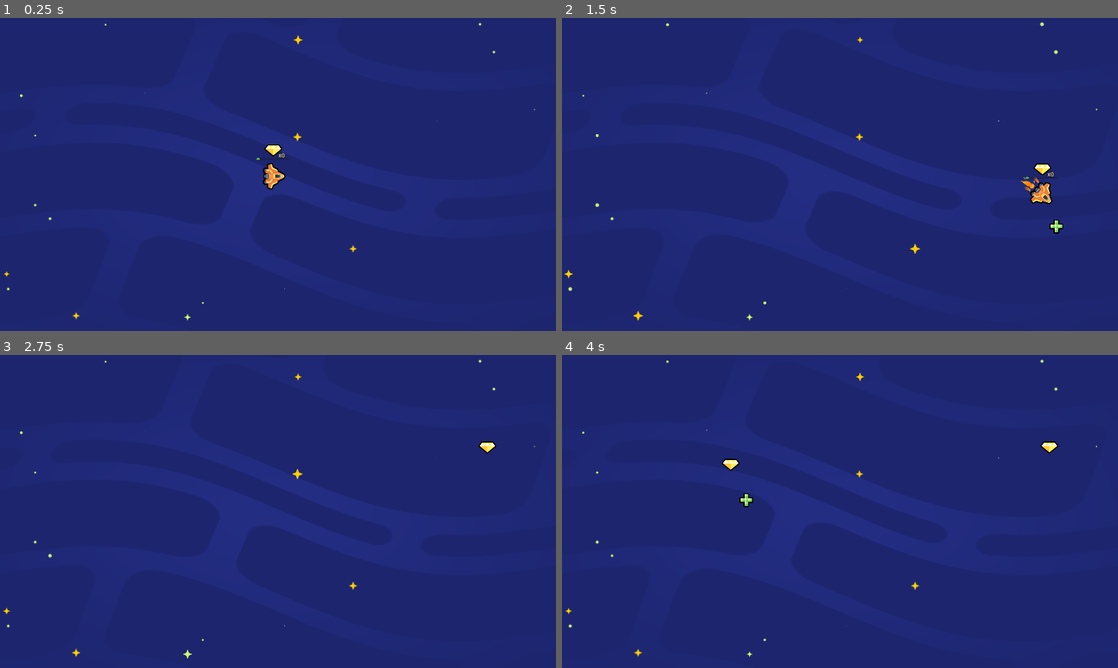
Above: before the commit, frames 1-4 (two rows, left to right).
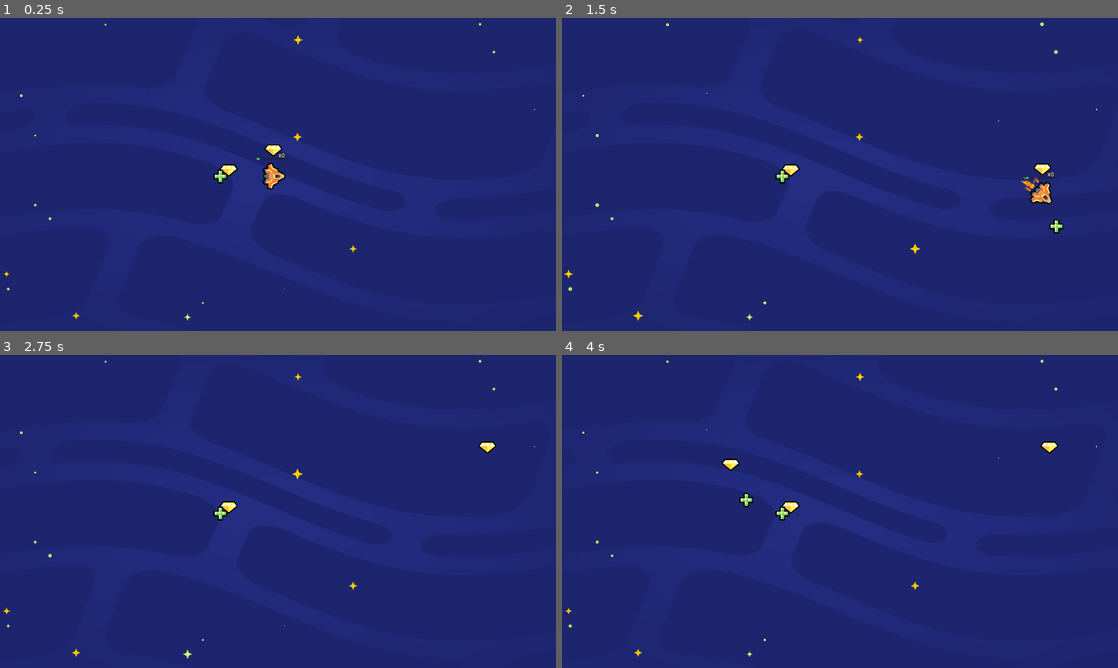
Above: after the commit, the same moments.

Repository: paninikeiko/2d-GameDev-Course
Game: Godot game, scene res://lessons/space_level.tscn
Two runs of this game, one before a commit and one after it. Both use one fixed random seed, a clock stepped at 60 frames per second and the inputs below.
Inputs:
- Up to frame 1 (0.25 s): no input
- Up to frame 2 (1.5 s): hold D (move_right) 0.53-1.28 s; hold S (move_down) from 1.28 s (still down)
- Up to frame 3 (2.75 s): release S (move_down) at 2.03 s; hold D (move_right) from 2.03 s (still down)
- Up to frame 4 (4 s): release D (move_right) at 2.78 s; hold W (move_up) 2.78-3.53 s; tap Enter at 3.5 s; hold A (move_left) from 3.53 s (still down)

The runs differ from the first frame. In frame 1, 0.2% of the frame differs, in the area x 38-43%, y 46-53%; in frame 2, 0.2%; in frame 3, 0.2%; in frame 4, 0.2%.

Commit message:
M5 L8 Completed

Diff:
--- a/05.loot_it_all_workbook/lessons/ship.tscn
+++ b/05.loot_it_all_workbook/lessons/ship.tscn
@@ -22,6 +22,7 @@
 outline_color = Color(0, 0, 0, 1)
 
 [node name="Ship" type="Area2D"]
+collision_mask = 2
 script = ExtResource("4_p1sls")
 
 [node name="Sprite2D" type="Sprite2D" parent="."]
--- a/05.loot_it_all_workbook/lessons/space_level.tscn
+++ b/05.loot_it_all_workbook/lessons/space_level.tscn
@@ -1,8 +1,10 @@
-[gd_scene load_steps=4 format=3 uid="uid://btkjymc78ap8d"]
+[gd_scene load_steps=6 format=3 uid="uid://btkjymc78ap8d"]
 
 [ext_resource type="PackedScene" uid="uid://dmv50krf4bo5r" path="res://lessons/ship.tscn" id="2_2j1u5"]
 [ext_resource type="PackedScene" uid="uid://2kvssd2jbb1v" path="res://lessons/random_item_placer.tscn" id="3_2167w"]
 [ext_resource type="PackedScene" uid="uid://bxfevggvxo634" path="res://assets/background/space_background.tscn" id="3_e6xy1"]
+[ext_resource type="PackedScene" uid="uid://bclsdx7ueraxu" path="res://lessons/gem.tscn" id="4_27rwu"]
+[ext_resource type="PackedScene" uid="uid://d812bmns6nrd" path="res://lessons/health_pack.tscn" id="5_amblj"]
 
 [node name="Level" type="Node2D"]
 
@@ -12,3 +14,11 @@
 [node name="SpaceBackground" parent="." instance=ExtResource("3_e6xy1")]
 
 [node name="RandomItemPlacer" parent="." instance=ExtResource("3_2167w")]
+
+[node name="Gem" parent="." instance=ExtResource("4_27rwu")]
+position = Vector2(790, 526)
+collision_layer = 2
+
+[node name="HealthPack" parent="." instance=ExtResource("5_amblj")]
+position = Vector2(761, 547)
+collision_layer = 2
